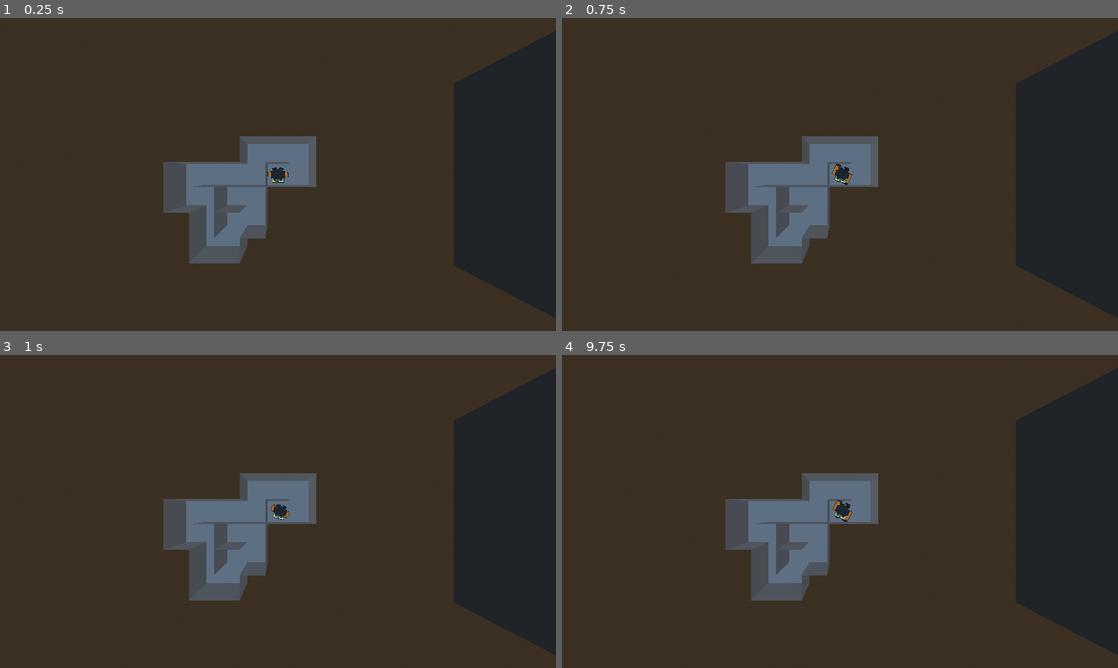
Above: before the commit, frames 1-4 (two rows, left to right).
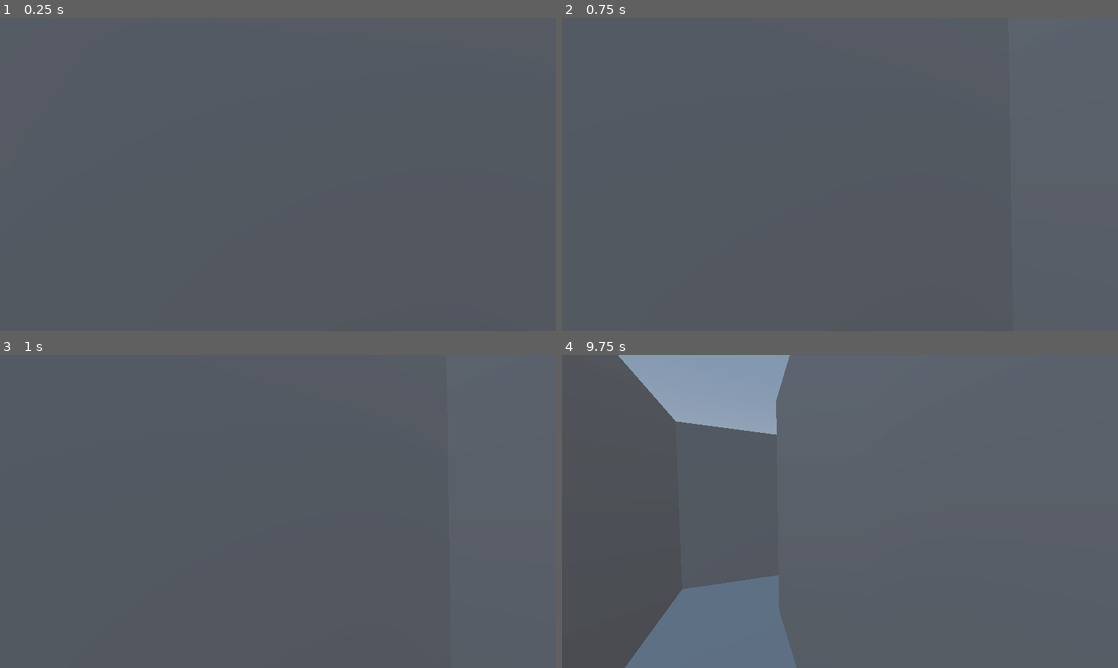
Above: after the commit, the same moments.

Repository: SavageMode123/Lethal-Company
Game: Godot game, scene res://main.tscn
The game is run twice, just before and just after one commit, with the same random seed, the same clock (stepped at 60 frames per second) and the same inputs.
Inputs (mouse positions are in pixels of both pictures, inside the frame that each line leads up to):
- Up to frame 1 (0.25 s): no input
- Up to frame 2 (0.75 s): tap Enter at 0.5 s; move the mouse to (867, 174) at 0.52 s; hold W (Forward) from 0.53 s (still down); tap C (Crouch) at 0.6 s
- Up to frame 3 (1 s): keep holding W (Forward); tap Space (Jump) at 0.77 s
- Up to frame 4 (9.75 s): tap Space (Jump) at 1.25, 1.52, 3.02, 3.5, 3.77, 4.52, 5, 6.02, 6.77, 7.52, 9.02 s; move the mouse to (812, 511) at 1.27 s; tap E (Interact) every 2.25 s from 1.35 to 8.1 s; move the mouse to (851, 505) at 2.02 s; tap Shift (Sprint) every 2.25 s from 2.1 to 8.85 s; tap Enter at 2.75, 4.25 s; move the mouse to (834, 517) at 2.77 s; tap C (Crouch) every 2.25 s from 2.85 to 9.6 s; move the mouse to (878, 514) at 3.52 s; move the mouse to (795, 508) at 4.27 s; move the mouse to (845, 511) at 5.02 s; move the mouse to (817, 505) at 5.77 s; release W (Forward) at 5.78 s; hold D (Right) 5.78-6.53 s; move the mouse to (867, 511) at 6.52 s; hold W (Forward) 6.53-8.78 s; move the mouse to (812, 511) at 7.27 s; move the mouse to (851, 505) at 8.02 s; move the mouse to (834, 517) at 8.77 s; hold A (Left) 8.78-9.53 s; move the mouse to (878, 514) at 9.52 s; hold W (Forward) from 9.53 s (still down)

The runs differ from the first frame. In frame 1, 97% of the frame differs, in the area x 0-100%, y 0-100%; in frame 2, 97%; in frame 3, 97%; in frame 4, 97%.

Commit message:
Added Direction Bias
Added Bias for Last Direction in Procedural Direction.

Probability of choosing same direction has improved from 25% -> 40%.

Fixed Player Hitbox from colliding with walls of Hallways that were Procedurally Generated.

Diff:
--- a/Player.gd
+++ b/Player.gd
@@ -20,7 +20,7 @@
 
 func _ready() -> void:
 	Input.set_mouse_mode(Input.MOUSE_MODE_CAPTURED)
-	# camera.set_current(true)
+	camera.set_current(true)
 
 func _process(delta: float) -> void:
 	# Checking if Player is Moving
--- a/ProceduralGenerator.gd
+++ b/ProceduralGenerator.gd
@@ -8,7 +8,7 @@
 
 # Called when the node enters the scene tree for the first time.
 func _ready() -> void:
-	generateMap(Vector3i(0, 0, 0))
+	generateMap(Vector3i(0, 7, 0))
 
 
 # Called every frame. 'delta' is the elapsed time since the previous frame.
@@ -19,9 +19,10 @@
 	var chunk_pos: Array = [origin_chunk]
 	var cur_pos: Vector3i = origin_chunk
 	var cur_dir: Vector3i = Vector3i.FORWARD
+	var last_dir: Vector3i = Vector3i.FORWARD
 
 	for i in range(100):
-		var directions: Array[Vector3i] = [Vector3i.FORWARD, Vector3i.BACK, Vector3i.LEFT, Vector3i.RIGHT]
+		var directions: Array[Vector3i] = [Vector3i.FORWARD, Vector3i.BACK, Vector3i.LEFT, Vector3i.RIGHT, last_dir]
 		directions.shuffle()
 		cur_dir = directions.pop_front()
 
@@ -29,6 +30,7 @@
 			continue
 
 		cur_pos += cur_dir
+		last_dir = cur_dir
 		chunk_pos.append(cur_pos)
 
 	for index in range(len(chunk_pos)):
--- a/main.tscn
+++ b/main.tscn
@@ -247,6 +247,7 @@
 environment = SubResource("Environment_by3nm")
 
 [node name="Players" type="Node3D" parent="."]
+transform = Transform3D(1, 0, 0, 0, 1, 0, 0, 0, 1, 2.08165e-12, 7, 2.08165e-12)
 
 [node name="Player" parent="Players" instance=ExtResource("1_h55wo")]
 transform = Transform3D(1, 0, 0, 0, 1, 0, 0, 0, 1, 2.08165e-12, 2.08165e-12, 2.08165e-12)
@@ -523,4 +524,4 @@
 
 [node name="Camera3D" type="Camera3D" parent="."]
 transform = Transform3D(1, -6.97574e-16, -1.5246e-23, -1.5246e-23, -4.37114e-08, 1, -6.97574e-16, -1, -4.37114e-08, 2.08165e-12, 10, 2.08165e-12)
-current = true
+visible = false
--- a/player.tscn
+++ b/player.tscn
@@ -4,7 +4,7 @@
 [ext_resource type="PackedScene" uid="uid://c05cdv073jpda" path="res://employee.tscn" id="3_pn4p7"]
 
 [sub_resource type="BoxShape3D" id="BoxShape3D_ycu3w"]
-size = Vector3(1, 1.75, 0.75)
+size = Vector3(0.8, 1.75, 0.75)
 
 [sub_resource type="LabelSettings" id="LabelSettings_7dlg2"]
 font_size = 35
@@ -15,6 +15,7 @@
 
 [node name="Camera" type="Camera3D" parent="."]
 transform = Transform3D(2.39234, 0, 0, 0, 2.39234, 0, 0, 0, 2.39234, 2.08165e-12, 1.5, -0.25)
+current = true
 
 [node name="InteractRay" type="RayCast3D" parent="Camera"]
 target_position = Vector3(2.08165e-12, 2.08165e-12, -3)
